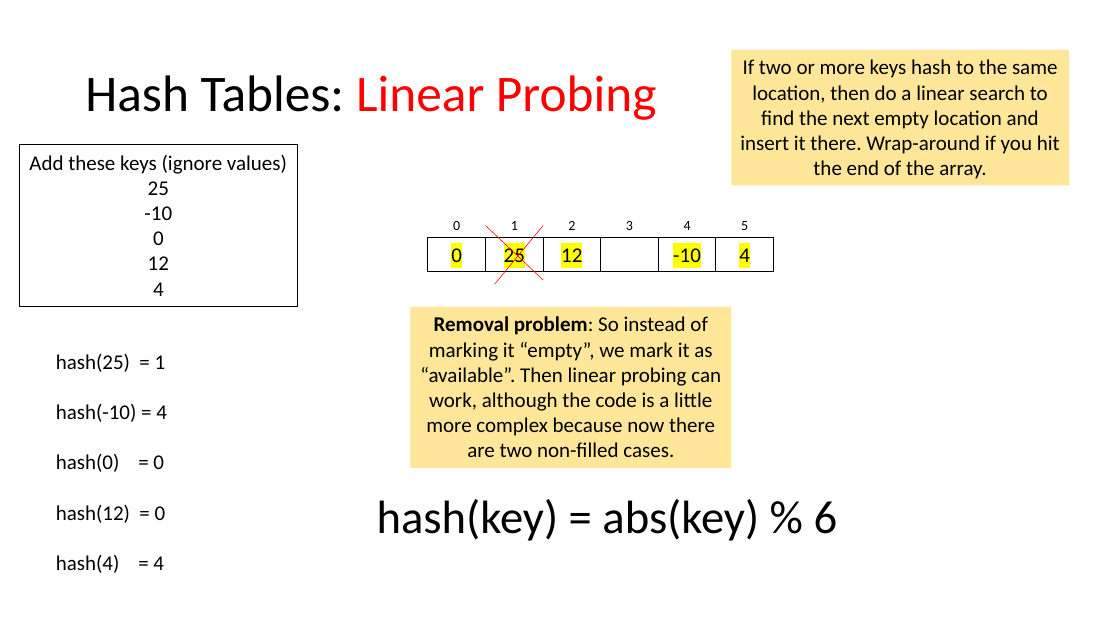
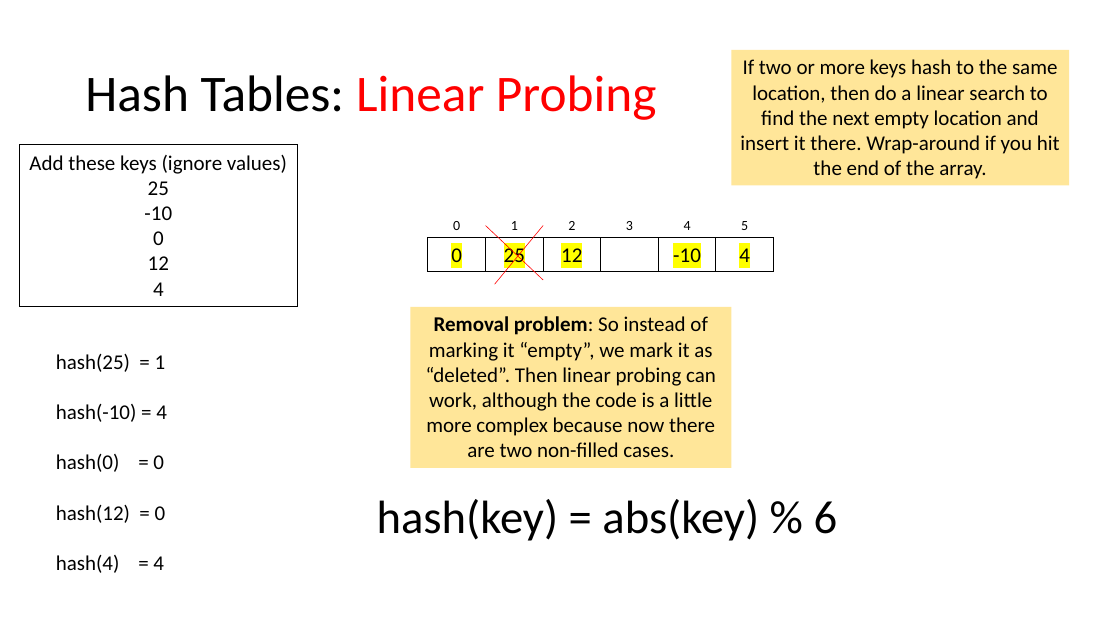
Before and after one commit to tjd1234/cmpt225summer2023, a slide deck: slide 26 of lecture_notes/week8/week8_maps_and_hashing.pptx. Drawn at 1120x630 pixels with LibreOffice and Linux fonts; fonts in the diff are those of the drawing. Boxes give left, top, right and bottom in pixels: in the first picture for what was removed or moved away, otherwise in the second. Text is boxed around its words. In the diff, an @@ line names an element or a change of style, - is before the commit and + after.

```diff
--- a/lecture_notes/week8/week8_maps_and_hashing.pptx
+++ b/lecture_notes/week8/week8_maps_and_hashing.pptx
@@ text in rectangle at (426,316,716,457): text changed @@
-Removal problem: So instead of marking it “empty”, we mark it as “available”. Then linear probing can work, although the code is a little more complex because now there are two non-filled cases.
+Removal problem: So instead of marking it “empty”, we mark it as “deleted”. Then linear probing can work, although the code is a little more complex because now there are two non-filled cases.
```
Also in this commit, not shown: 22 other slides changed, 1 slide added, 2 other files.
